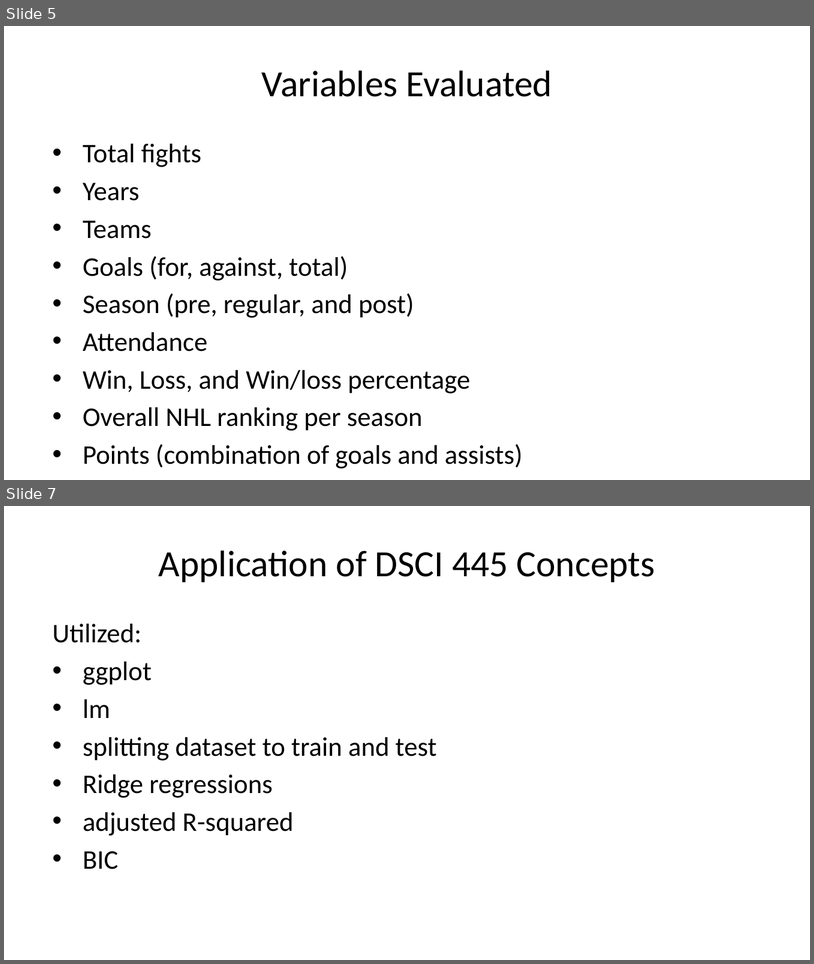
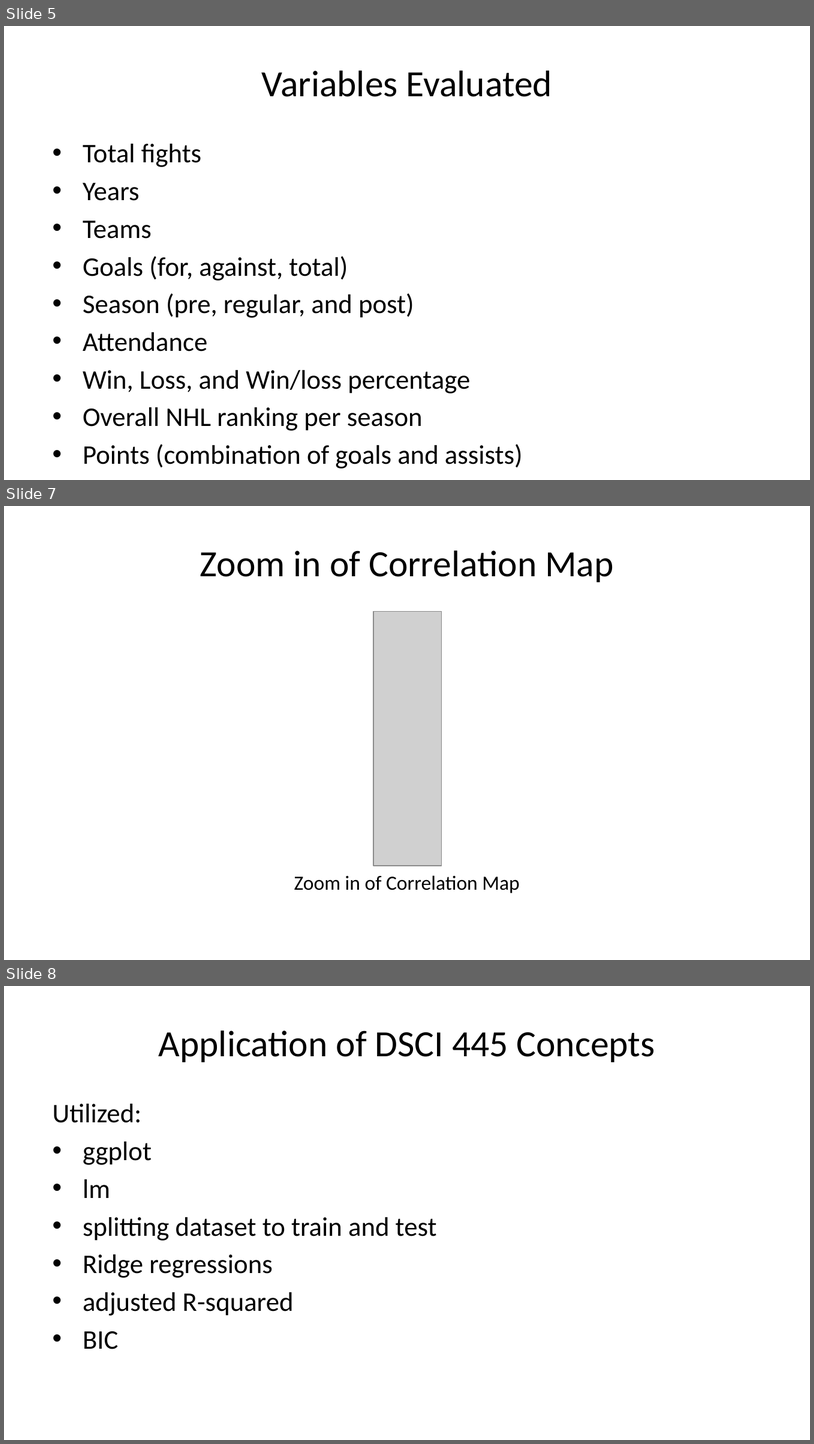
Before and after one commit to jason-nero/project-1, a slide deck: TermProject_Presentationv3.pptx. Shown one above the other, each under a label of ours: slides 5 and 7 before the commit, slides 5, 7 and 8 after it; the slides between them are not shown. The pictures are 814x964 and 814x1444 pixels, drawn with LibreOffice and Linux fonts; fonts in the diff are those of the drawing; grey boxes stand for pictures. Boxes give left, top, right and bottom in pixels: in the first picture for what was removed or moved away, otherwise in the second. Text is boxed around its words. In the diff, an @@ line names an element or a change of style, - is before the commit and + after.

```diff
--- a/TermProject_Presentationv3.pptx
+++ b/TermProject_Presentationv3.pptx
@@ slide 7 added at [4, 506, 810, 960], background #FFFFFF @@
@@ title added at [200, 550, 614, 582], 33 pt, text #000000 @@
+Zoom in of Correlation Map
@@ picture added at [374, 612, 442, 865] @@
@@ text added at [294, 875, 519, 893], 18 pt, text #000000 @@
+Zoom in of Correlation Map
@@ what was slide 7 is now slide 8 @@
```
Also in this commit, not shown: 3 slides changed, 2 other slides added, 2 slides removed, 1 other file.
